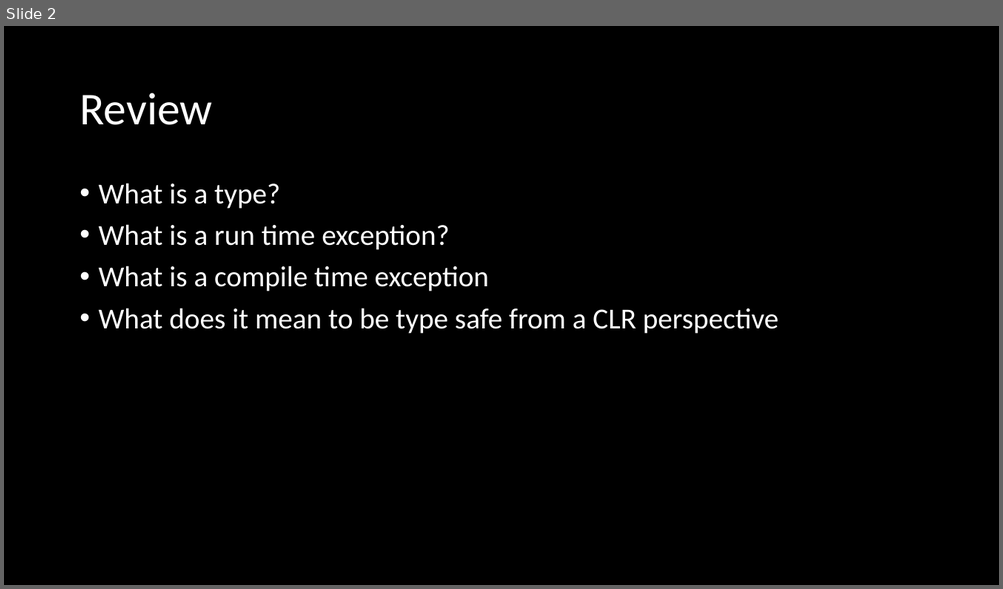
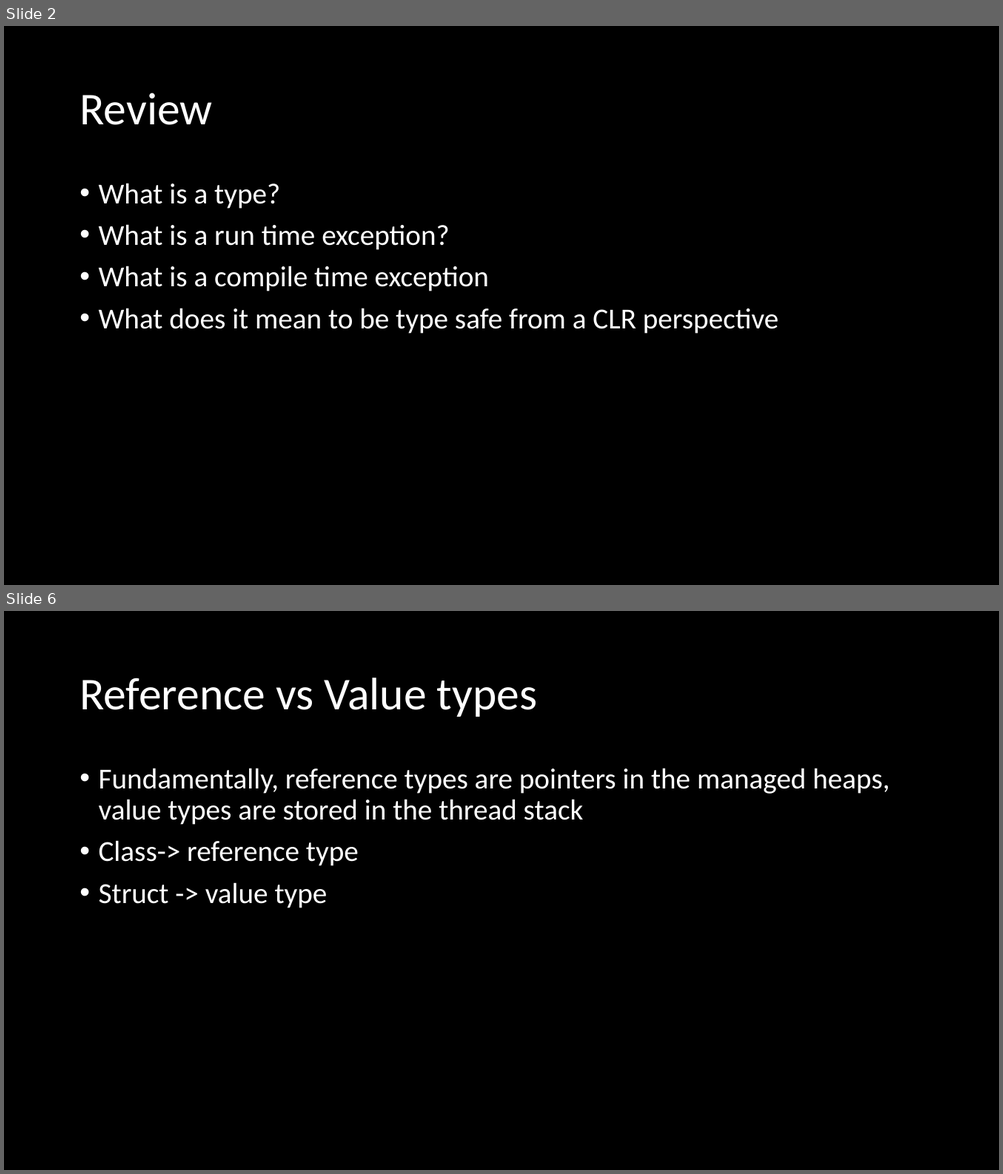
Before and after one commit to microsoft/Flash_University, a slide deck: CLR_via_CSharp/Week3/CLR_Via_CSharp_chapter5.pptx. Shown one above the other, each under a label of ours: slide 2 before the commit, slides 2 and 6 after it; the slides between them are not shown. The pictures are 1003x589 and 1003x1174 pixels, drawn with LibreOffice and Linux fonts; fonts in the diff are those of the drawing. Boxes give left, top, right and bottom in pixels: in the first picture for what was removed or moved away, otherwise in the second. Text is boxed around its words. In the diff, an @@ line names an element or a change of style, - is before the commit and + after.

Commit message:
adding some slides, removing value vs ref types

```diff
--- a/CLR_via_CSharp/Week3/CLR_Via_CSharp_chapter5.pptx
+++ b/CLR_via_CSharp/Week3/CLR_Via_CSharp_chapter5.pptx
@@ slide 6 added at bbox=[4, 611, 999, 1170], background #000000 @@
@@ title added at bbox=[79, 678, 538, 717], 44 pt, text #FFFFFF @@
+Reference vs Value types
@@ text added at bbox=[99, 768, 889, 908], 28 pt, text #FFFFFF @@
+• Fundamentally, reference types are pointers in the managed heaps, value types are stored in the thread stack
+• Class-> reference type
+• Struct -> value type
```
Also in this commit, not shown: 3 slides changed, 6 other slides added, 1 slide removed, 3 other files.
